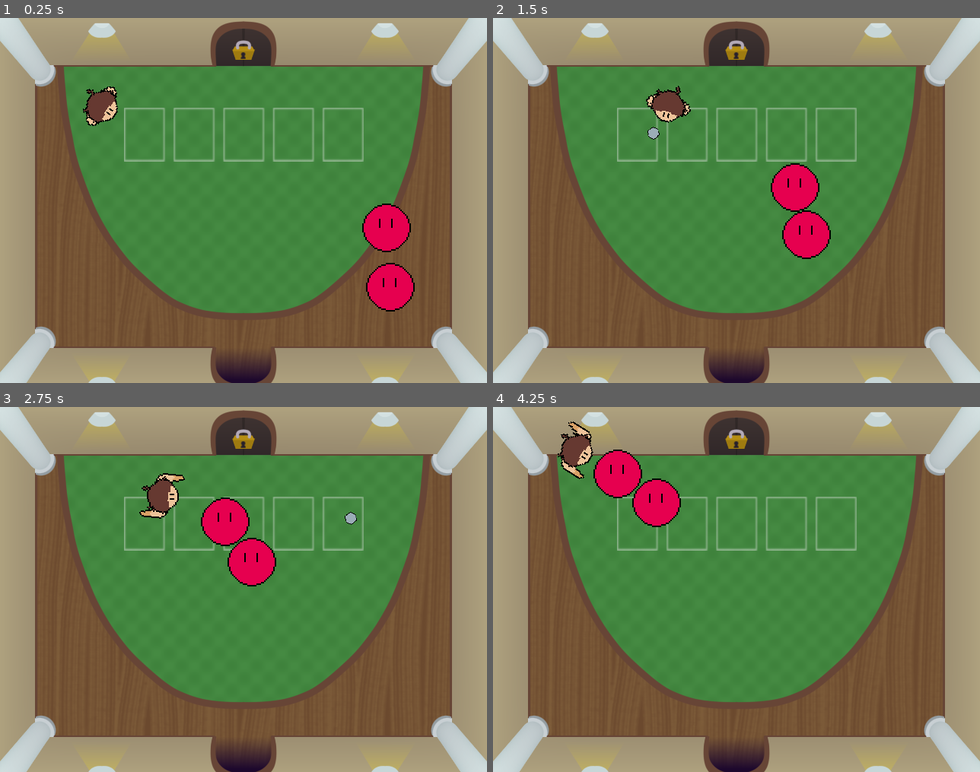
Above: before the commit, frames 1-4 (two rows, left to right).
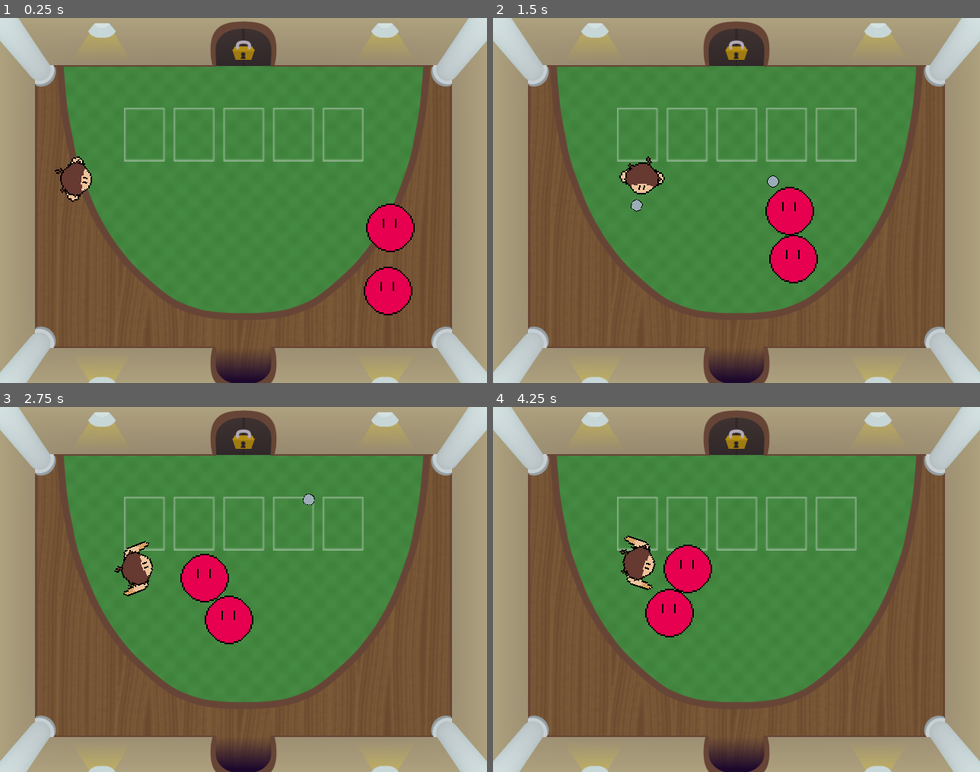
Above: after the commit, the same moments.

Repository: JoshuaKlot/BinghamtonGameJam3
Game: Godot game, scene res://scenes/main.tscn
The game is run twice, just before and just after one commit, with the same random seed, the same clock (stepped at 60 frames per second) and the same inputs.
Inputs (mouse positions are in pixels of both pictures, inside the frame that each line leads up to):
- Up to frame 1 (0.25 s): no input
- Up to frame 2 (1.5 s): tap Enter (ui_accept) at 0.5, 0.77 s; move the mouse to (843, 182) at 0.52 s; hold Right (ui_right) from 0.53 s (still down); tap Space (shoot) at 0.6, 1.35 s; move the mouse to (639, 218) at 1.27 s
- Up to frame 3 (2.75 s): tap Enter (ui_accept) at 1.52 s; move the mouse to (292, 509) at 2.02 s; release Right (ui_right) at 2.03 s; hold Left (ui_left) from 2.03 s (still down); tap Space (shoot) at 2.1 s
- Up to frame 4 (4.25 s): move the mouse to (712, 662) at 2.77 s; release Left (ui_left) at 2.78 s; hold Right (ui_right) from 2.78 s (still down); tap Space (shoot) at 2.85, 3.6 s; tap Enter (ui_accept) at 3.02, 3.77 s; move the mouse to (882, 644) at 3.52 s

The runs differ from the first frame. In frame 1, 1.6% of the frame differs, in the area x 11-86%, y 18-82%; in frame 2, 3.5%; in frame 3, 5.5%, in the area x 23-74%, y 18-65%; in frame 4, 5.4%.

Commit message:
praying i dont destroy everyone elses work

Diff:
--- /dev/null
+++ b/platformer/Scripts/move_menu.gd
@@ -0,0 +1,9 @@
+extends Control
+
+
+func _on_item_1_button_pressed() -> void:
+	pass # Replace with function body.
+
+
+func _on_quit_pressed() -> void:
+	get_tree().quit()
--- /dev/null
+++ b/platformer/Scripts/move_scene.gd
@@ -0,0 +1,9 @@
+extends Area2D
+
+
+
+func _on_body_entered(body: Node2D) -> void:
+	if body.name == "Player":
+		print("Entered Collision")
+		get_tree().change_scene_to_file("res://scenes/move_menu.tscn")
+		#pass # Replace with function body.
--- a/platformer/project.godot
+++ b/platformer/project.godot
@@ -40,6 +40,7 @@
 2d_physics/layer_2="bullet"
 2d_physics/layer_3="enemy"
 2d_physics/layer_4="wall"
+2d_physics/layer_5="door"
 
 [rendering]
 
--- /dev/null
+++ b/platformer/scenes/MoveScene.tscn
@@ -0,0 +1,17 @@
+[gd_scene load_steps=3 format=3 uid="uid://1oiujiid6s0l"]
+
+[ext_resource type="Script" path="res://Scripts/move_scene.gd" id="1_bwx1i"]
+
+[sub_resource type="RectangleShape2D" id="RectangleShape2D_weer7"]
+size = Vector2(102, 38.5)
+
+[node name="Area2D" type="Area2D"]
+position = Vector2(6, 3)
+collision_layer = 16
+script = ExtResource("1_bwx1i")
+
+[node name="CollisionShape2D" type="CollisionShape2D" parent="."]
+position = Vector2(179, -230.25)
+shape = SubResource("RectangleShape2D_weer7")
+
+[connection signal="body_entered" from="." to="." method="_on_body_entered"]
--- a/platformer/scenes/main.tscn
+++ b/platformer/scenes/main.tscn
@@ -1,9 +1,10 @@
-[gd_scene load_steps=5 format=3 uid="uid://dybkast5eobiq"]
+[gd_scene load_steps=6 format=3 uid="uid://dybkast5eobiq"]
 
 [ext_resource type="PackedScene" uid="uid://dyfxlgagnxf2k" path="res://scenes/player.tscn" id="1_0hff1"]
 [ext_resource type="PackedScene" uid="uid://dmypeyjjb8hn1" path="res://scenes/tile_map.tscn" id="2_2o4me"]
 [ext_resource type="Texture2D" uid="uid://duo4hrdp7px3s" path="res://gamejamdoorlocked.webp" id="3_3c0yr"]
 [ext_resource type="PackedScene" uid="uid://s7smo057chtv" path="res://scenes/enemy.tscn" id="4_86tbr"]
+[ext_resource type="PackedScene" uid="uid://1oiujiid6s0l" path="res://scenes/MoveScene.tscn" id="5_hmho7"]
 
 [node name="Main" type="Node"]
 
@@ -20,8 +21,7 @@
 
 [node name="Player" parent="." instance=ExtResource("1_0hff1")]
 unique_name_in_owner = true
-position = Vector2(-2, -131)
-collision_layer = 0
+position = Vector2(-36, -36)
 
 [node name="Node2D" type="Node2D" parent="."]
 position = Vector2(23, 0)
@@ -35,5 +35,7 @@
 scale = Vector2(2, 2)
 
 [node name="enemy2" parent="." instance=ExtResource("4_86tbr")]
-position = Vector2(394, 38)
+position = Vector2(401, 32)
 scale = Vector2(2, 2)
+
+[node name="MoveScene" parent="." instance=ExtResource("5_hmho7")]
--- /dev/null
+++ b/platformer/scenes/move_menu.tscn
@@ -0,0 +1,64 @@
+[gd_scene load_steps=3 format=3 uid="uid://cquxcf01odjb2"]
+
+[ext_resource type="Script" path="res://Scripts/move_menu.gd" id="1_8fqlh"]
+
+[sub_resource type="LabelSettings" id="LabelSettings_y7qi0"]
+
+[node name="MoveMenu" type="Control"]
+layout_mode = 3
+anchors_preset = 15
+anchor_right = 1.0
+anchor_bottom = 1.0
+grow_horizontal = 2
+grow_vertical = 2
+script = ExtResource("1_8fqlh")
+
+[node name="MarginContainer" type="MarginContainer" parent="."]
+layout_mode = 1
+anchors_preset = 8
+anchor_left = 0.5
+anchor_top = 0.5
+anchor_right = 0.5
+anchor_bottom = 0.5
+offset_left = -20.0
+offset_top = -20.0
+offset_right = 20.0
+offset_bottom = 20.0
+grow_horizontal = 2
+grow_vertical = 2
+
+[node name="VBoxContainer" type="VBoxContainer" parent="MarginContainer"]
+layout_mode = 2
+theme_override_constants/separation = 25
+
+[node name="Label" type="Label" parent="MarginContainer/VBoxContainer"]
+layout_mode = 2
+text = "Pick One Item to Be Discarded"
+label_settings = SubResource("LabelSettings_y7qi0")
+horizontal_alignment = 1
+
+[node name="VBoxContainer2" type="VBoxContainer" parent="MarginContainer/VBoxContainer"]
+layout_mode = 2
+theme_override_constants/separation = 8
+
+[node name="Item1Button" type="Button" parent="MarginContainer/VBoxContainer/VBoxContainer2"]
+layout_mode = 2
+text = "Item #1
+"
+
+[node name="Item2Button" type="Button" parent="MarginContainer/VBoxContainer/VBoxContainer2"]
+layout_mode = 2
+text = "Item #2
+"
+
+[node name="Item3Button" type="Button" parent="MarginContainer/VBoxContainer/VBoxContainer2"]
+layout_mode = 2
+text = "Item #3"
+
+[node name="Quit" type="Button" parent="MarginContainer/VBoxContainer/VBoxContainer2"]
+layout_mode = 2
+text = "Quit
+"
+
+[connection signal="pressed" from="MarginContainer/VBoxContainer/VBoxContainer2/Item1Button" to="." method="_on_item_1_button_pressed"]
+[connection signal="pressed" from="MarginContainer/VBoxContainer/VBoxContainer2/Quit" to="." method="_on_quit_pressed"]
--- a/platformer/scenes/player.tscn
+++ b/platformer/scenes/player.tscn
@@ -38,7 +38,7 @@
 
 [node name="CharacterBody2D" type="CharacterBody2D"]
 scale = Vector2(2, 2)
-collision_mask = 12
+collision_mask = 28
 script = ExtResource("1_1m1jh")
 
 [node name="CollisionShape2D" type="CollisionShape2D" parent="."]
Not shown, added: platformer/scenes/maiF1A4.tmp
